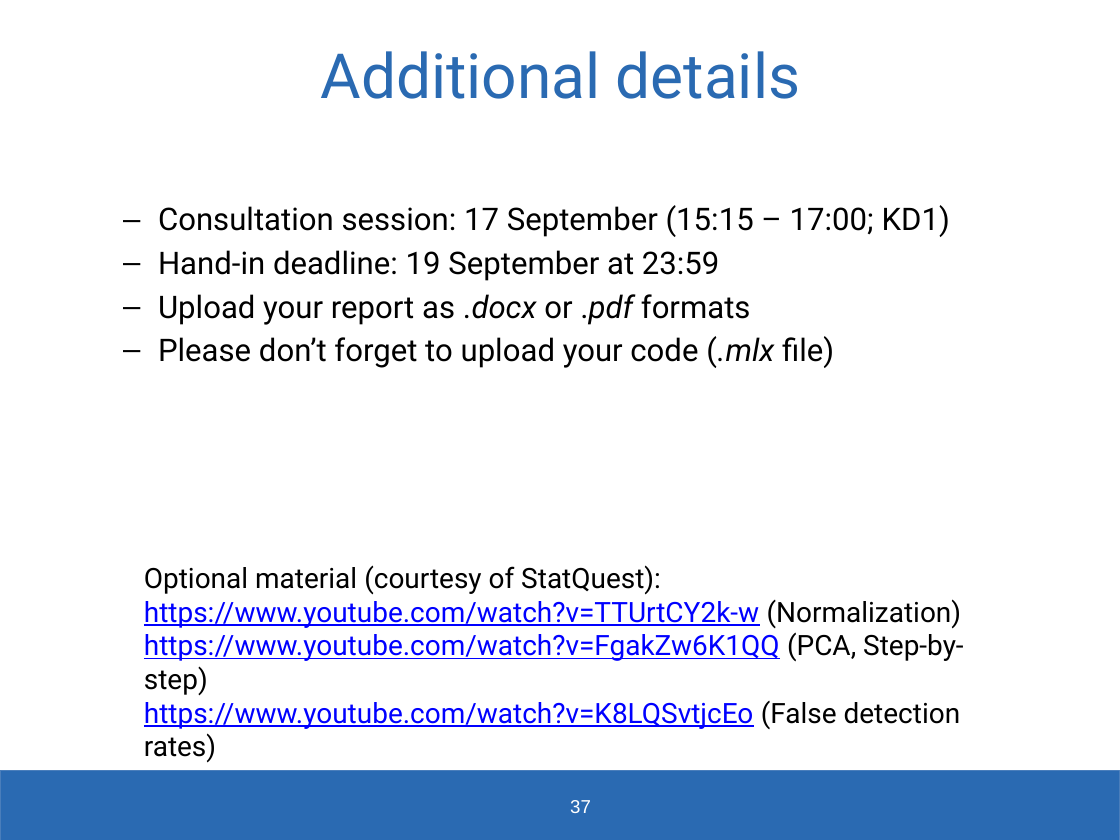
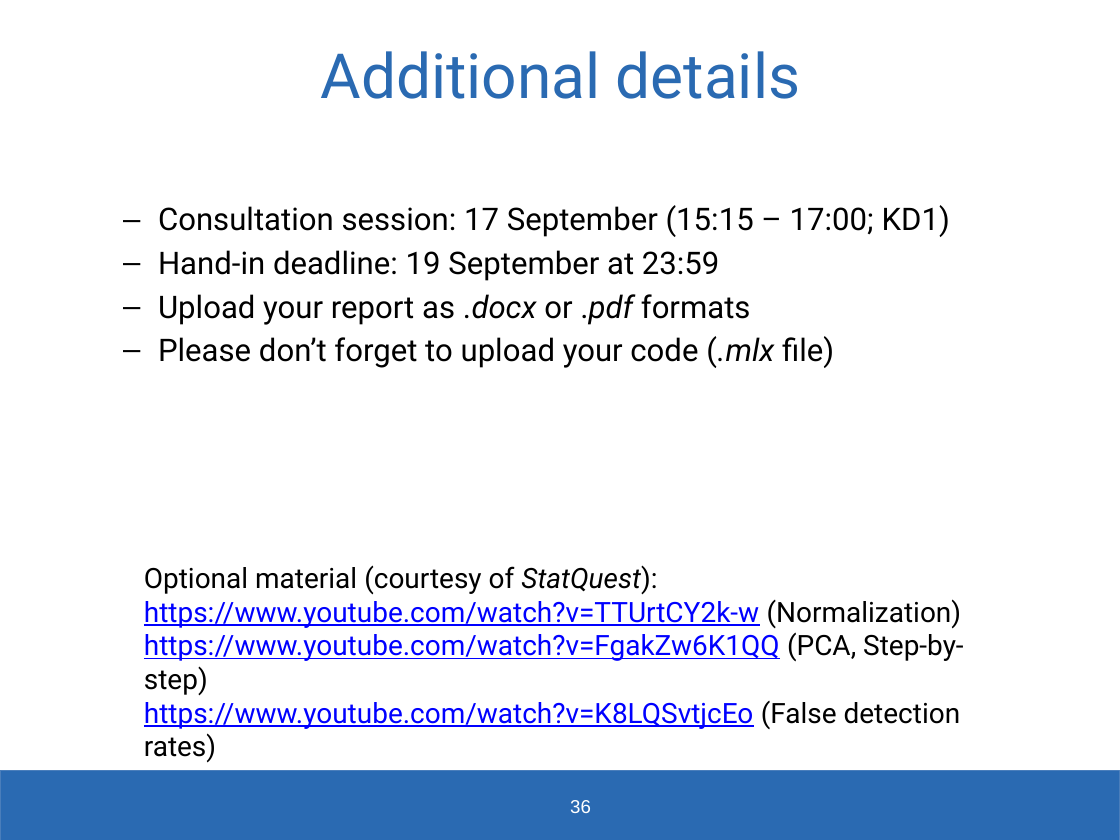
Before and after one commit to SysBioChalmers/KMG060-Systems-Biology-course, a slide deck: slide 36 of Exercise1_RNAseq_Analysis/KMG060-Exercise1.pptx (slide 37 before the commit). Drawn at 1120x840 pixels with LibreOffice and Linux fonts; fonts in the diff are those of the drawing; background and template pictures are left out. Boxes give left, top, right and bottom in pixels: in the first picture for what was removed or moved away, otherwise in the second. Text is boxed around its words. In the diff, an @@ line names an element or a change of style, - is before the commit and + after.

```diff
--- a/Exercise1_RNAseq_Analysis/KMG060-Exercise1.pptx
+++ b/Exercise1_RNAseq_Analysis/KMG060-Exercise1.pptx
@@ text at (x1=144, y1=565, x2=657, y2=595): italic on in "StatQuest):" @@
@@ page number at (x1=570, y1=800, x2=591, y2=813): text changed @@
-37
+36
```
Also in this commit, not shown: 2 other slides changed, 1 slide removed.
